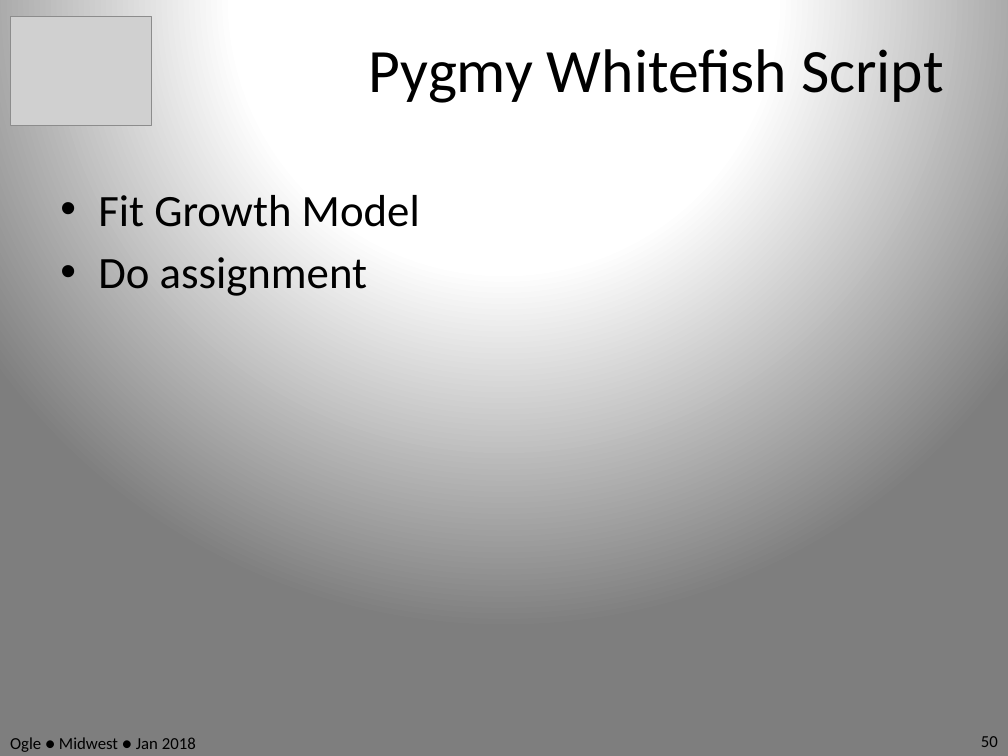
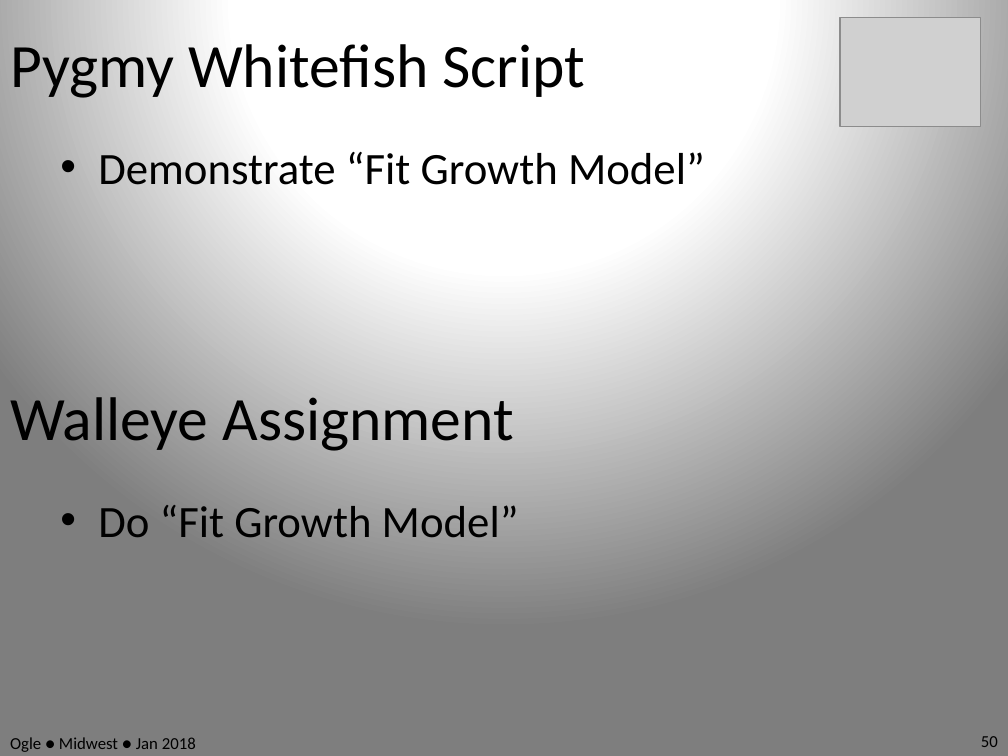
Before and after one commit to anhnguyendepocen/RcourseMidwest2018, a slide deck: slide 50 of Slides.pptx. Drawn at 1008x756 pixels with LibreOffice and Linux fonts; fonts in the diff are those of the drawing; grey boxes stand for pictures. Boxes give left, top, right and bottom in pixels: in the first picture for what was removed or moved away, otherwise in the second. Text is boxed around its words. In the diff, an @@ line names an element or a change of style, - is before the commit and + after.

```diff
--- a/Slides.pptx
+++ b/Slides.pptx
@@ text "Pygmy Whitefish Script": place and size @@
-text "Pygmy Whitefish Script" at <box>369,49,944,103</box>
+text "Pygmy Whitefish Script" at <box>10,44,585,98</box>
@@ text "Pygmy Whitefish Script" at <box>10,44,585,98</box>: alignment centre to left @@
@@ picture: place and size @@
-picture at <box>10,17,151,126</box>
+picture at <box>840,17,981,126</box>
@@ text at <box>98,152,705,185</box>: text changed @@
-• Fit Growth Model
-• Do assignment
+• Demonstrate “Fit Growth Model”
@@ text added at <box>10,397,513,451</box>, 44 pt, text #000000 @@
+Walleye Assignment
@@ text added at <box>98,505,519,538</box>, 32 pt, text #000000 @@
+• Do “Fit Growth Model”
```
Also in this commit, not shown: 58 other slides changed, 1 slide added, 1 slide removed.
